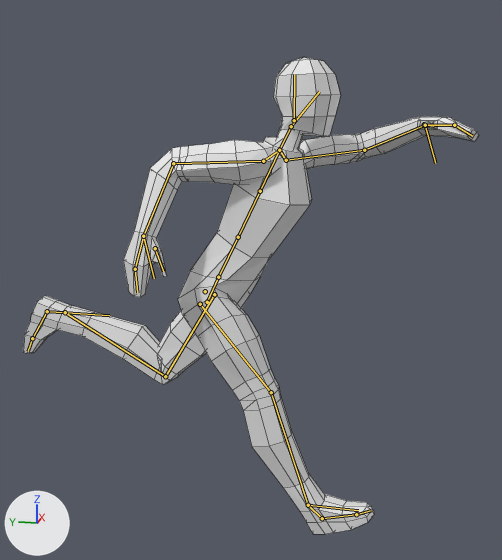
Two versions of the Blender file assets/models/base_male.blend, one commit apart.
Rendered twice from a 50 mm lens placed at (-2.81, -0.73, 1.85), pointed at (0.03, -0.16, 1.14). The lights are fixed; the arrows at lower left show +X, +Y and +Z. The picture after the commit comes second. Both versions are drawn at frame 37 of the action 'run'; the numbers are the values there. The bones that change, and the others that lie on the model, are drawn over the model as lines. Mesh edges are drawn as thin lines.

The first picture shows 'arms', 'head', 'neck', 'torso'.
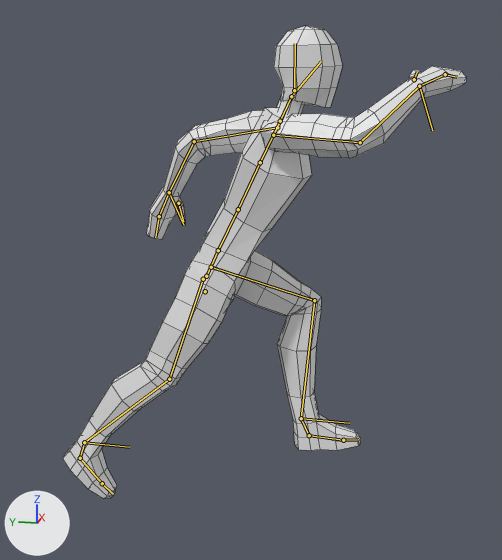
What differs and where, as boxes (x1, y1, x2, y2) in the pictures (502 x 560 px):
'torso', posed (15% narrower)
    before: (23, 137, 374, 534)
    after: (63, 107, 361, 499)
'arms', posed (10% narrower)
    before: (123, 117, 479, 297)
    after: (147, 66, 466, 240)
'head', posed
    before: (273, 57, 341, 137)
    after: (274, 26, 342, 108)
bone 'Spine.000', root to tip
    before: (207, 302) to (218, 277)
    after: (206, 276) to (218, 250)
bone 'Head', root to tip
    before: (291, 126) to (319, 91)
    after: (291, 96) to (321, 61)
bone 'Arm.IK.L', root to tip
    before: (425, 125) to (435, 163)
    after: (169, 192) to (183, 224)
bone 'Leg.IK.L', root to tip
    before: (65, 312) to (109, 315)
    after: (301, 418) to (349, 423)
bone 'Neck.IK', root to tip
    before: (294, 120) to (294, 74)
    after: (294, 90) to (295, 43)
bone 'Arm.IK.R', root to tip
    before: (143, 236) to (154, 278)
    after: (419, 86) to (432, 130)
bone 'Leg.IK.R', root to tip
    before: (308, 505) to (358, 510)
    after: (84, 442) to (129, 447)

The change in detail:
Bone 'Spine.000' (bone_spine_000) moves from (0.0, -0.31, -0.04) to (0.0, 0.42, 0.16).
Bone 'Spine.000' (bone_spine_000) turns from (-2, 8, -30) to (-2, -8, 30) degrees about its own x, y and z.
Bone 'Head' (bone_head) turns from (-18, 4, -2) to (-16, 1, 2) degrees about its own x, y and z.
Bone 'Arm.IK.L' (bone_arm_ik_l) moves from (-0.33, -2.63, 7.04) to (-0.06, -2.83, -0.74).
Bone 'Leg.IK.L' (bone_leg_ik_l) moves from (-0.29, -3.86, -5.61) to (-0.05, 3.48, -2.61).
Bone 'Neck.IK' (bone_neck_ik) moves from (0.0, -0.6, 2.73) to (0.0, 0.16, 2.73).
Bone 'Arm.IK.R' (bone_arm_ik_r) moves from (0.19, -1.99, -0.46) to (0.6, -3.58, 7.05).
Bone 'Leg.IK.R' (bone_leg_ik_r) moves from (0.27, 3.87, -0.48) to (0.23, -3.01, -1.8).
